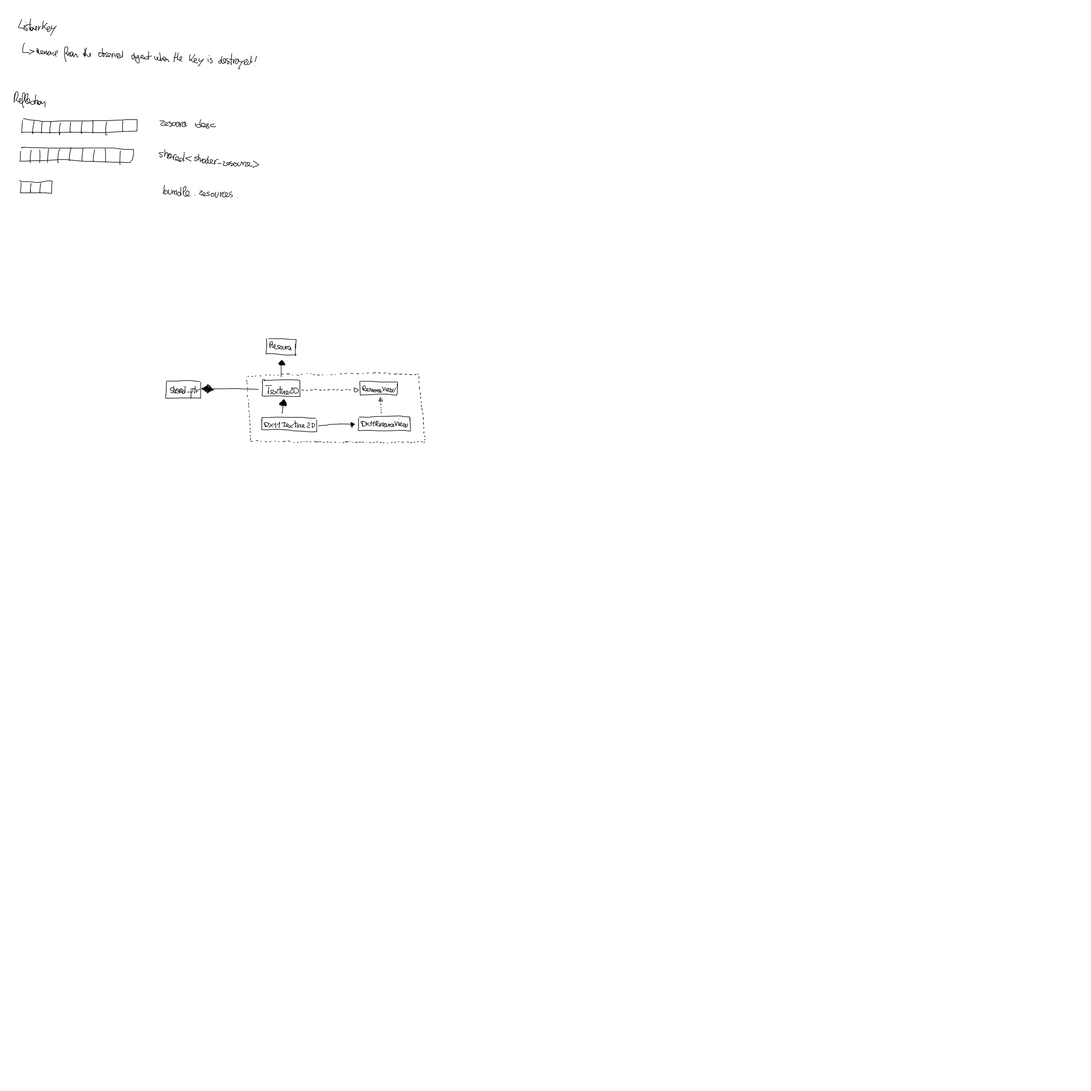
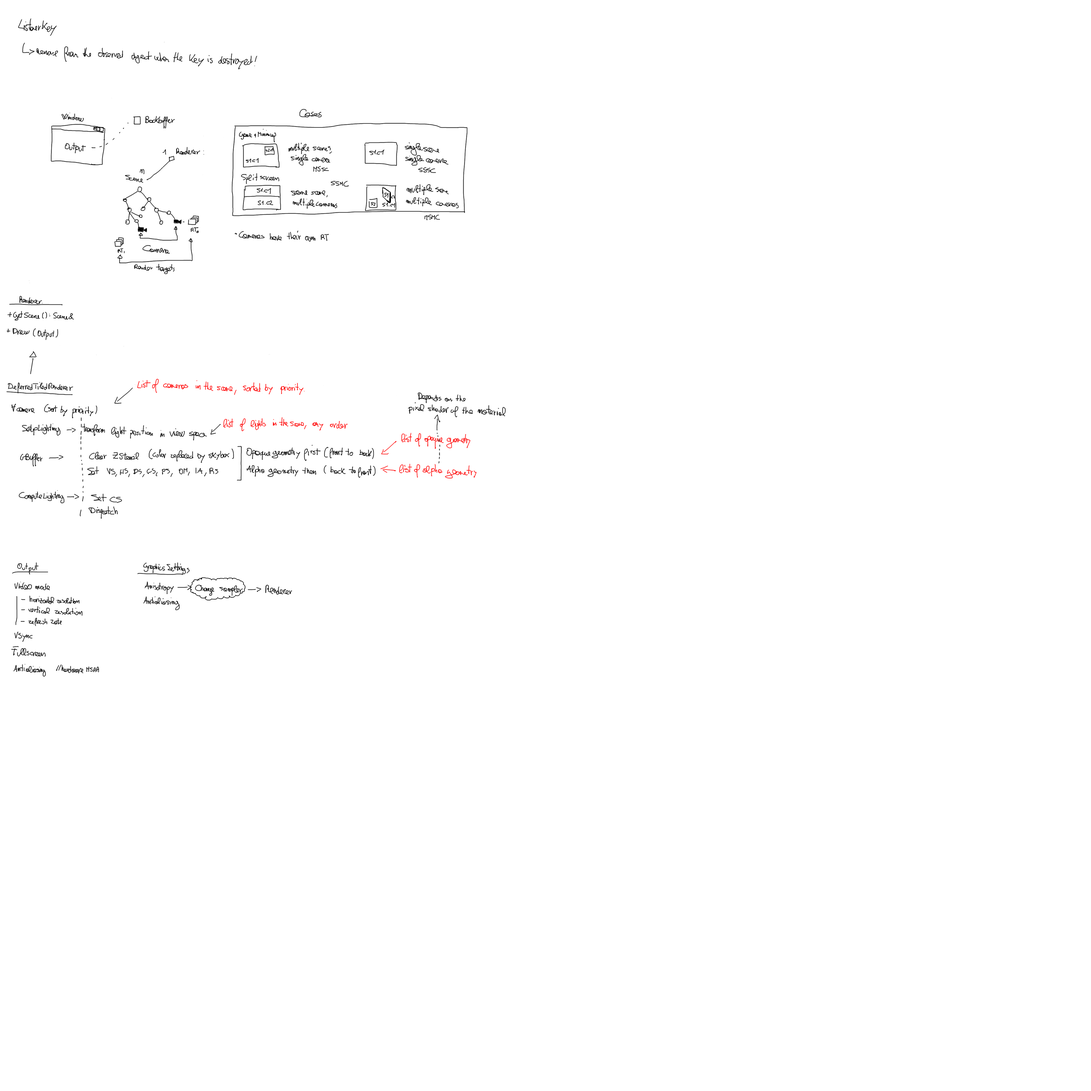
Two versions of the same layered image (1091×1091). Layer-by-layer changes:
painted on "Background" over box(6, 91, 507, 678)
